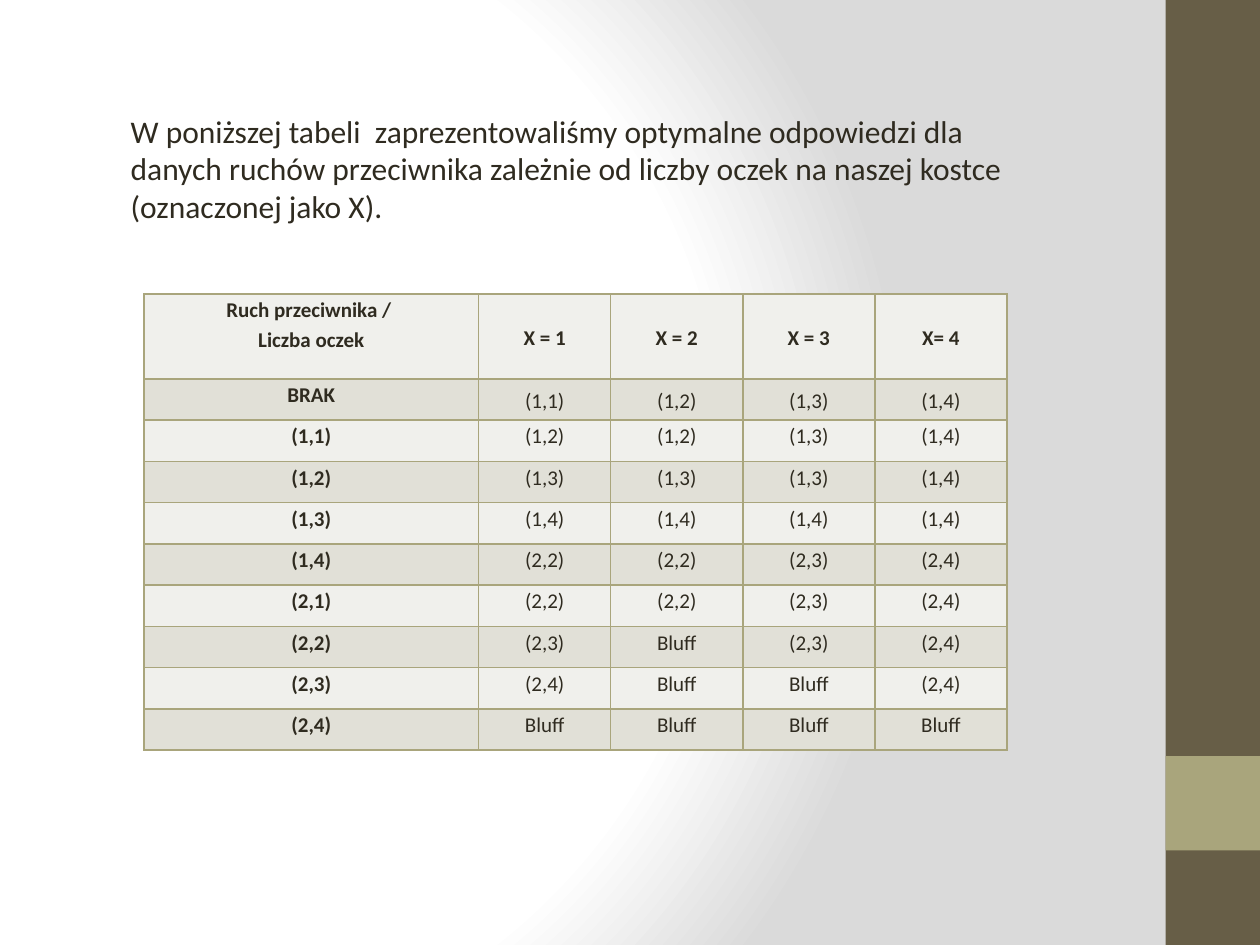
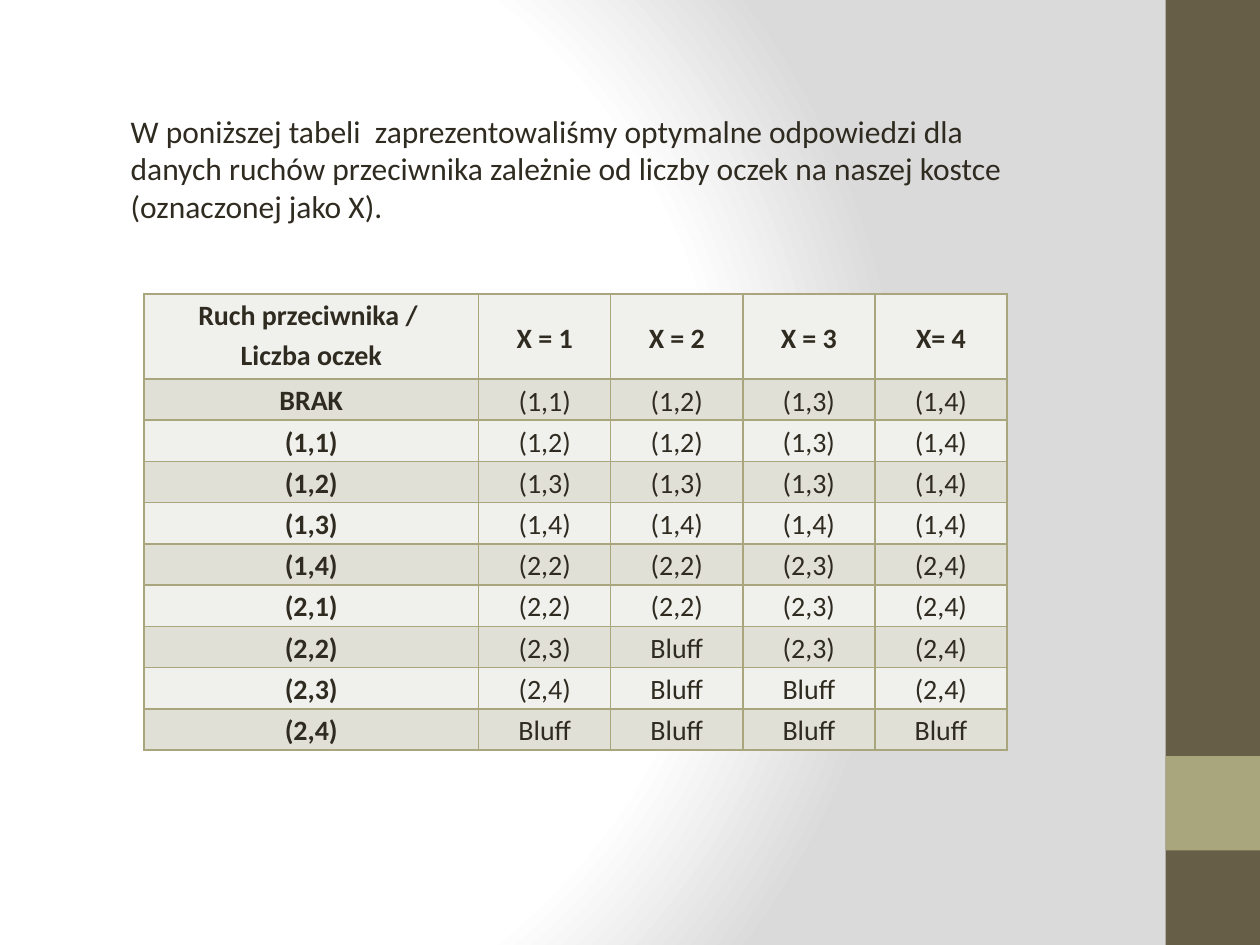
Before and after one commit to innocentcurls/optimization, a slide deck: slide 7 of prezentacje/Optymalizacja.pptx. Drawn at 1260x945 pixels with LibreOffice and Linux fonts; fonts in the diff are those of the drawing. Boxes give left, top, right and bottom in pixels: in the first picture for what was removed or moved away, otherwise in the second. Text is boxed around its words. In the diff, an @@ line names an element or a change of style, - is before the commit and + after.

```diff
--- a/prezentacje/Optymalizacja.pptx
+++ b/prezentacje/Optymalizacja.pptx
@@ table at box(144, 294, 1008, 750) @@
@@ size 12 to 16 pt @@
```
Also in this commit, not shown: 1 other slide changed, 1 slide added, 1 other file.
